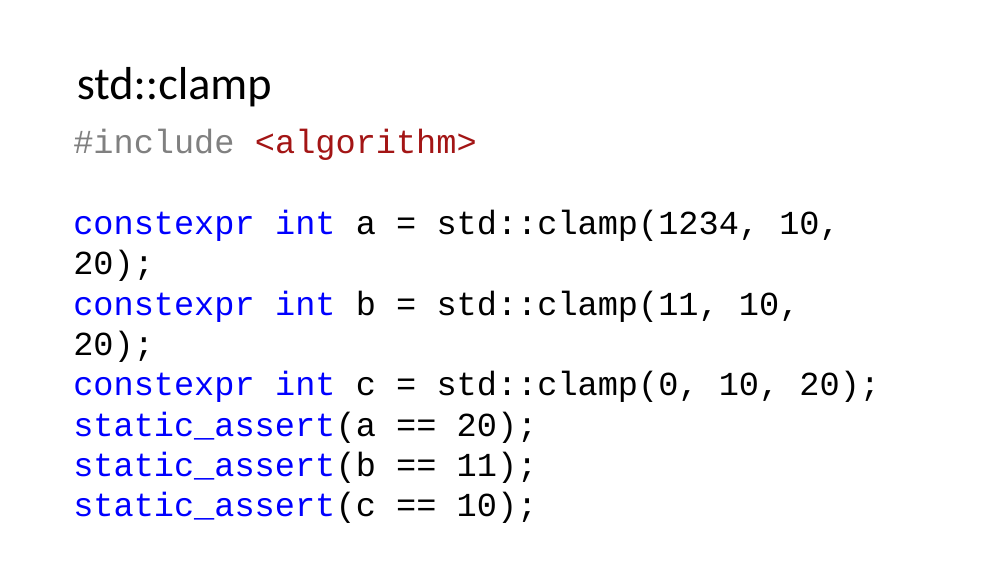
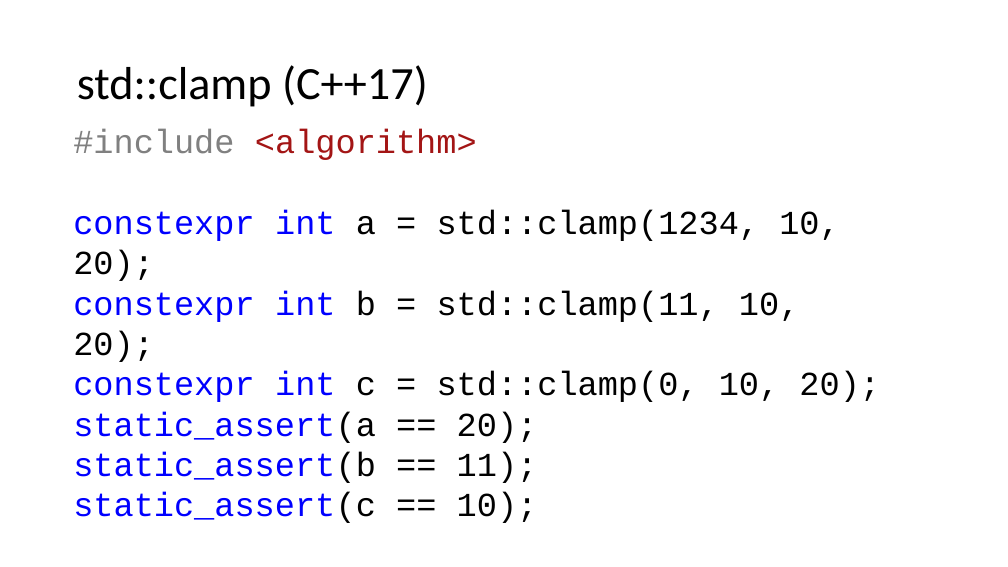
Before and after one commit to BillyONeal/14_cpp_features_in_40_minutes, a slide deck: slide 8 of Standard Library Little Things.pptx (slide 7 before the commit). Drawn at 1008x567 pixels with LibreOffice and Linux fonts; fonts in the diff are those of the drawing. Boxes give left, top, right and bottom in pixels: in the first picture for what was removed or moved away, otherwise in the second. Text is boxed around its words. In the diff, an @@ line names an element or a change of style, - is before the commit and + after.

```diff
--- a/Standard Library Little Things.pptx
+++ b/Standard Library Little Things.pptx
@@ title at [77,65,428,107]: text changed @@
-std::clamp
+std::clamp (C++17)
```
Also in this commit, not shown: 33 other slides changed, 1 slide added, 2 slides removed.
